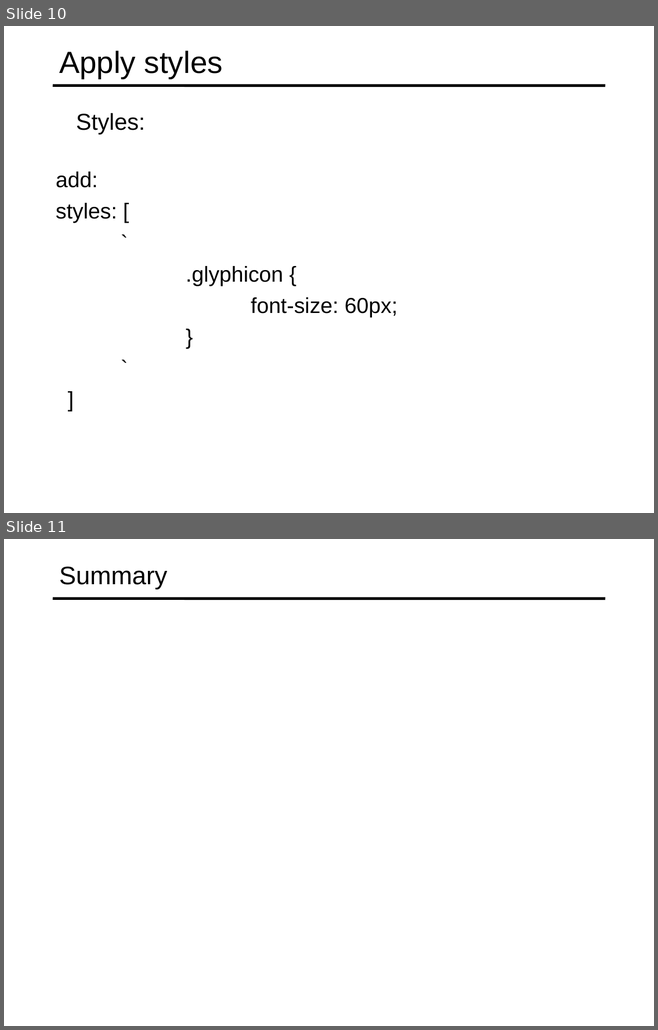
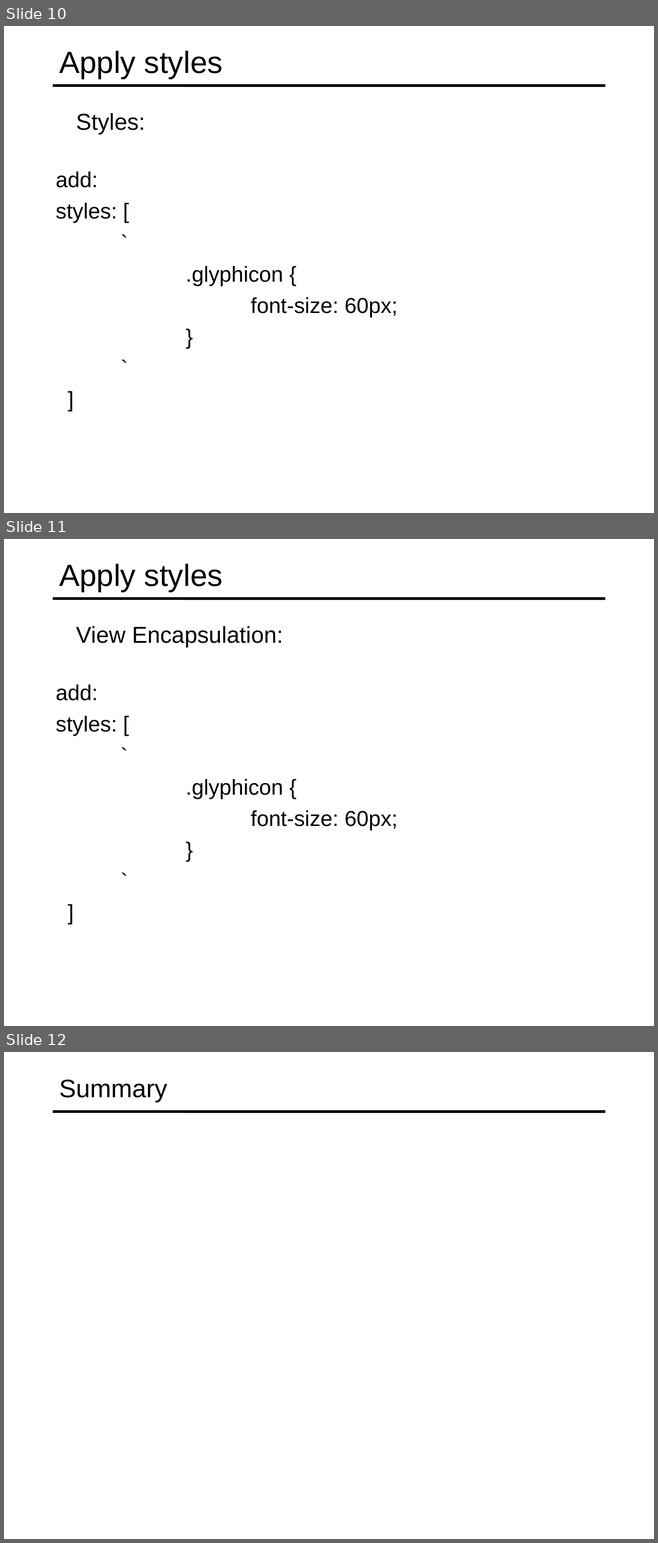
Before and after one commit to specter01wj/Jago_Link_Training, a slide deck: Angular/Angular7/Angular Advanced Course/Essentials/3.Building Re-usable Components/L3_Building Re-usable Components.ppt. Shown one above the other, each under a label of ours: slides 10 and 11 before the commit, slides 10, 11 and 12 after it. The pictures are 658x1030 and 658x1543 pixels, drawn with LibreOffice and Linux fonts; fonts in the diff are those of the drawing. Boxes give left, top, right and bottom in pixels: in the first picture for what was removed or moved away, otherwise in the second. Text is boxed around its words. In the diff, an @@ line names an element or a change of style, - is before the commit and + after.

Commit message:
09/05/2019 v1

```diff
--- a/Angular/Angular7/Angular Advanced Course/Essentials/3.Building Re-usable Components/L3_Building Re-usable Components.ppt
+++ b/Angular/Angular7/Angular Advanced Course/Essentials/3.Building Re-usable Components/L3_Building Re-usable Components.ppt
@@ slide 11 added at box(4, 539, 654, 1026), background #FFFFFF; not listed: 1 template element that a slide beside it also shows @@
@@ title added at box(59, 563, 223, 592), 34 pt, text #000000 @@
+Apply styles
@@ text added at box(76, 626, 283, 647), 25.5 pt, text #000000 @@
+  View Encapsulation:
@@ text added at box(56, 685, 397, 831), 24 pt, text #000000 @@
+  add:
+  styles: [
+  `
+  .glyphicon {
+  font-size: 60px;
+  }
+  `
+  ]
@@ what was slide 11 is now slide 12 @@
```
